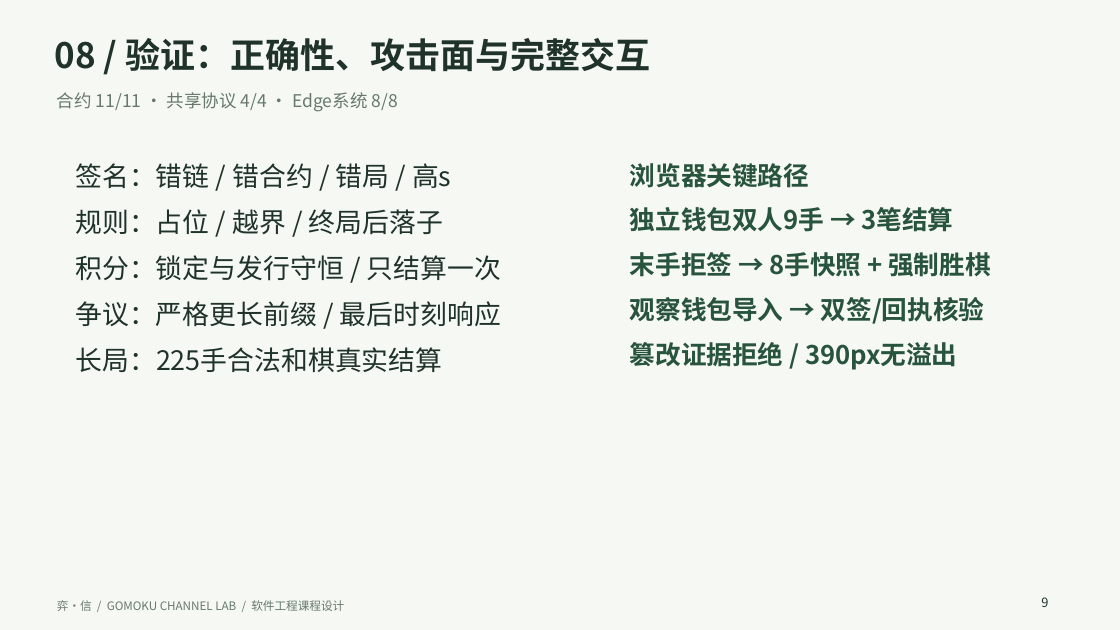
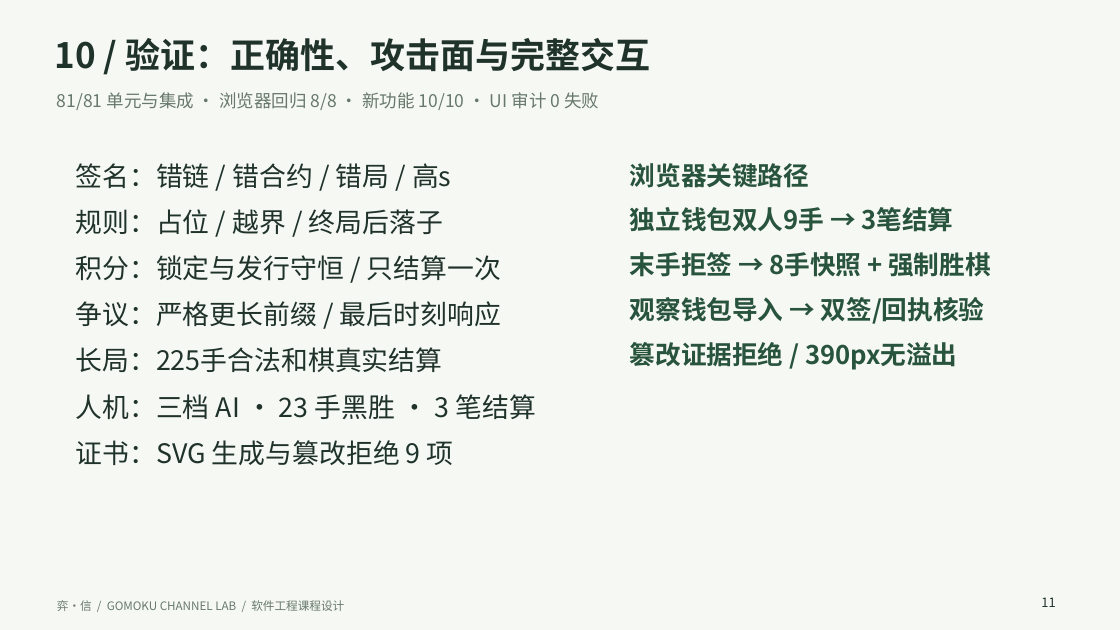
Before and after one commit to haisiiontam/YiXin, a slide deck: slide 11 of reports/弈信-8分钟课程答辩.pptx (slide 9 before the commit). Drawn at 1120x630 pixels with LibreOffice and Linux fonts; fonts in the diff are those of the drawing. Boxes give left, top, right and bottom in pixels: in the first picture for what was removed or moved away, otherwise in the second. Text is boxed around its words. In the diff, an @@ line names an element or a change of style, - is before the commit and + after.

```diff
--- a/reports/弈信-8分钟课程答辩.pptx
+++ b/reports/弈信-8分钟课程答辩.pptx
@@ text at (x1=54, y1=38, x2=650, y2=71): text changed @@
-08 / 验证：正确性、攻击面与完整交互
+10 / 验证：正确性、攻击面与完整交互
@@ text at (x1=57, y1=92, x2=599, y2=110): text changed @@
-合约 11/11 · 共享协议 4/4 · Edge系统 8/8
+81/81 单元与集成 · 浏览器回归 8/8 · 新功能 10/10 · UI 审计 0 失败
@@ text at (x1=75, y1=394, x2=536, y2=465): paragraphs added @@
+人机：三档 AI · 23 手黑胜 · 3 笔结算
+证书：SVG 生成与篡改拒绝 9 项
@@ text at (x1=1041, y1=597, x2=1055, y2=607): text changed @@
-9
+11
```
Also in this commit, not shown: 7 other slides changed, 2 slides added, 3 other files.
